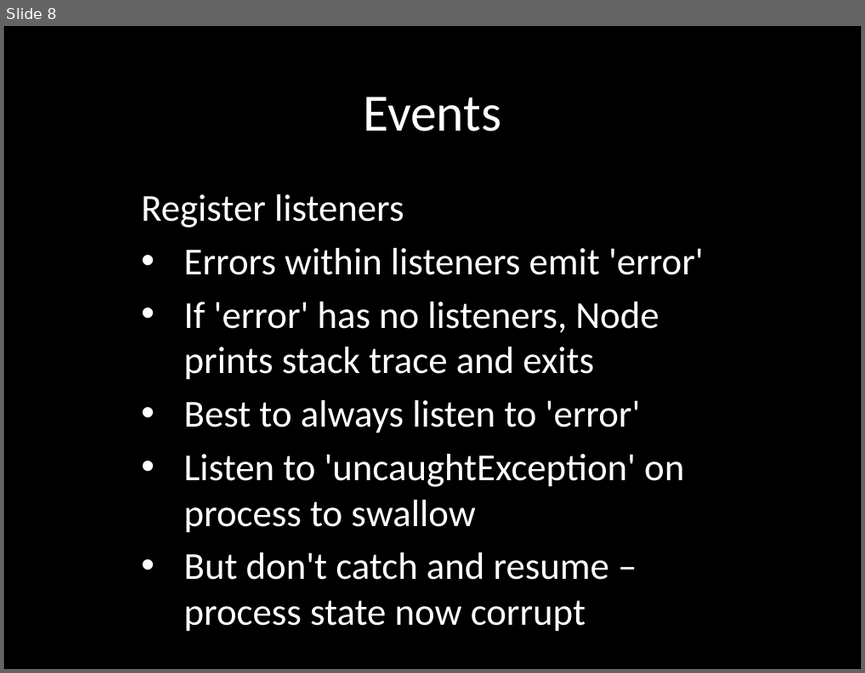
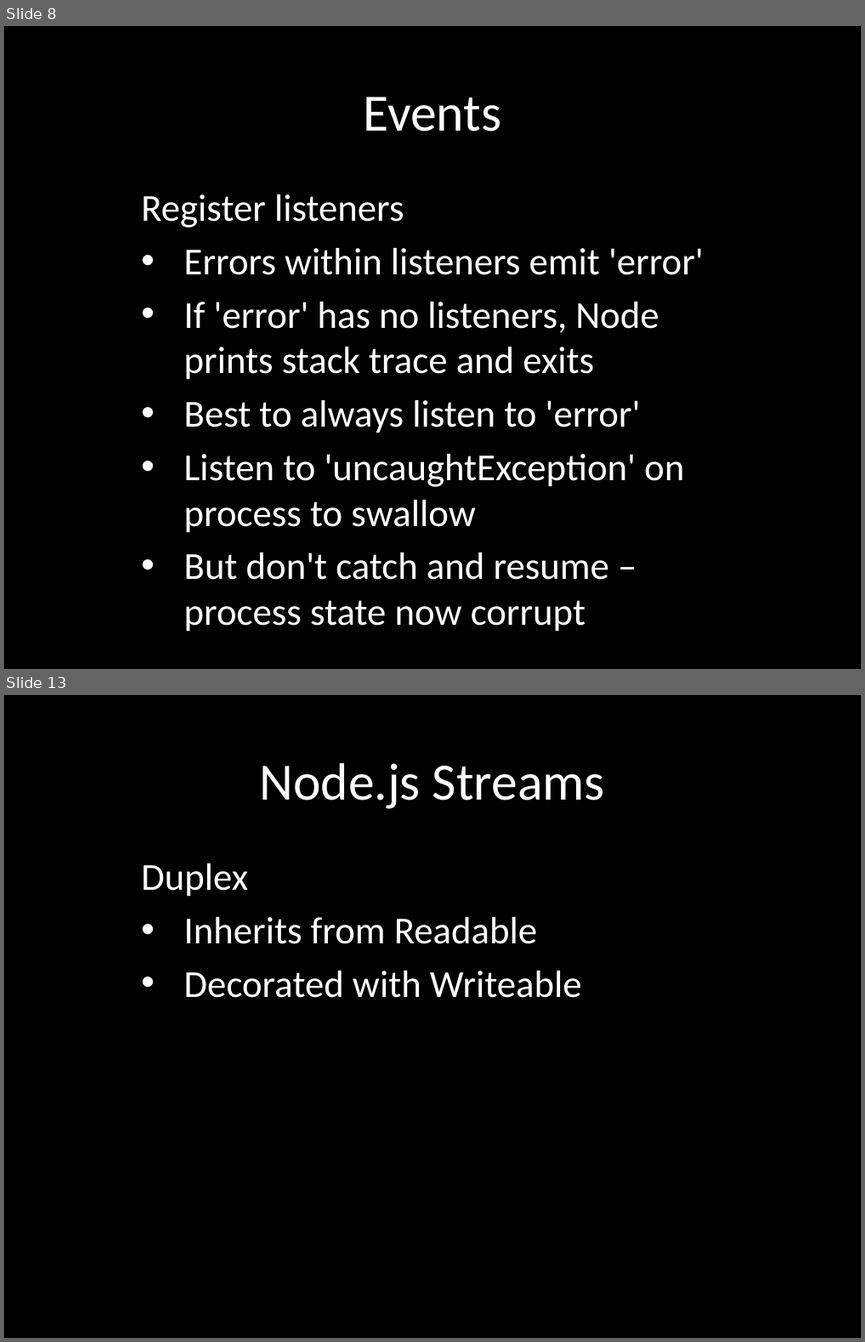
Before and after one commit to eliasjames/training-node, a slide deck: slides/Node Slides Day 2.pptx. Shown one above the other, each under a label of ours: slide 8 before the commit, slides 8 and 13 after it; the slides between them are not shown. The pictures are 865x673 and 865x1342 pixels, drawn with LibreOffice and Linux fonts; fonts in the diff are those of the drawing. Boxes give left, top, right and bottom in pixels: in the first picture for what was removed or moved away, otherwise in the second. Text is boxed around its words. In the diff, an @@ line names an element or a change of style, - is before the commit and + after.

Commit message:
Day 2 slides: events, streams, process

```diff
--- a/slides/Node Slides Day 2.pptx
+++ b/slides/Node Slides Day 2.pptx
@@ slide 13 added at [4, 695, 861, 1338], background #000000 @@
@@ title added at [259, 763, 605, 809], 44 pt, text #FFFFFF @@
+Node.js Streams
@@ subtitle added at [141, 863, 582, 998], 32 pt, text #FFFFFF @@
+Duplex
+• Inherits from Readable
+• Decorated with Writeable
```
Also in this commit, not shown: 14 other slides added.
